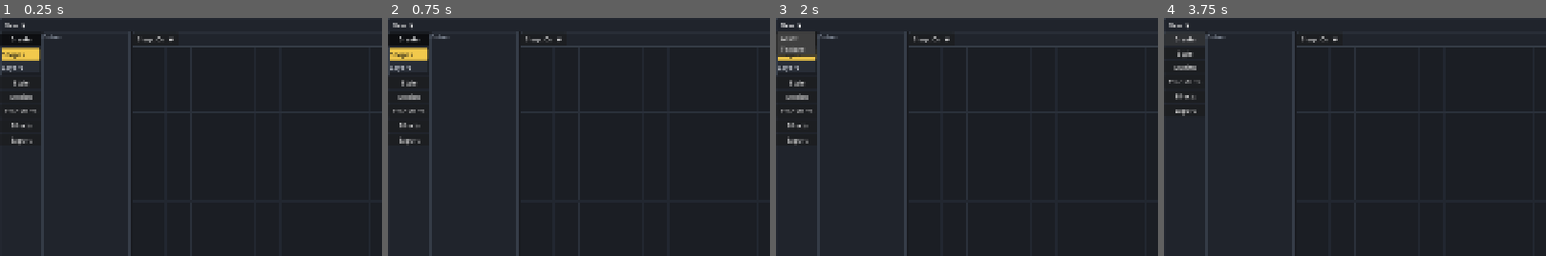
Above: before the commit, frames 1-4 (left to right).
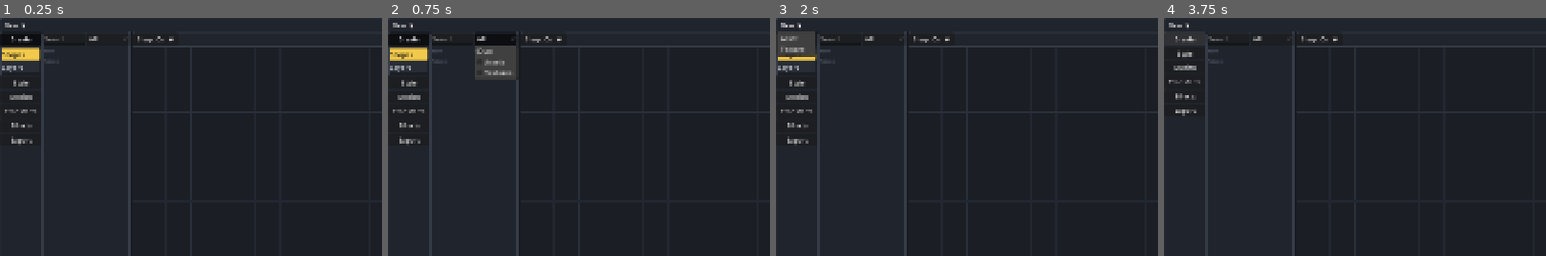
Above: after the commit, the same moments.

Repository: umut144/PolyPixar
Game: Godot game, scene res://scenes/main.tscn
Two runs of this game, one before a commit and one after it. Both use one fixed random seed, a clock stepped at 60 frames per second and the inputs below.
Inputs (mouse positions are % of the whole screen's width and height, from its top left):
- Up to frame 1 (0.25 s): no input
- Up to frame 2 (0.75 s): click (14, 4) at 0.5 s, where only the run after the commit has a clickable "All"
- Up to frame 3 (2 s): click "New ▼" at 1.25 s
- Up to frame 4 (3.75 s): click "New ▼" at 2 s; click "Workspace ▼" at 2.75 s; click "Create" at 3.5 s
The pictures show only the part of the screen within x 0-50%, y 0-50%; the shares and areas given below are measured in that part.

The runs differ from the first frame. In frame 1, 0.2% of the frame differs, in the area x 11-26%, y 6-20%; in frame 2, 2.2%, in the area x 11-35%, y 6-26%; in frame 3, 0.2%; in frame 4, 0.2%.

Commit message:
feat: add texture outliner groups and filters

Diff:
--- a/scripts/main.gd
+++ b/scripts/main.gd
@@ -9,6 +9,9 @@
 
 var active_create_submodule := "Shapes"
 var outliner_list: VBoxContainer
+var outliner_search_input: LineEdit
+var outliner_filter_option: OptionButton
+var outliner_filter := "all"
 var inspector_content: VBoxContainer
 var module_sections: Array[ModuleSection] = []
 var assets: Array[Dictionary] = []
@@ -202,7 +205,22 @@
 	var outliner_content := VBoxContainer.new()
 	outliner_content.add_theme_constant_override("separation", 4)
 	outliner_panel.add_child(outliner_content)
-	outliner_content.add_child(_create_panel_label("Outliner"))
+	var outliner_tools := HBoxContainer.new()
+	outliner_tools.add_theme_constant_override("separation", 2)
+	outliner_content.add_child(outliner_tools)
+	outliner_search_input = LineEdit.new()
+	outliner_search_input.placeholder_text = "Search"
+	outliner_search_input.custom_minimum_size = Vector2(0, 26)
+	outliner_search_input.size_flags_horizontal = Control.SIZE_EXPAND_FILL
+	outliner_search_input.text_changed.connect(func(_text: String) -> void: _render_outliner())
+	outliner_tools.add_child(outliner_search_input)
+	outliner_filter_option = OptionButton.new()
+	outliner_filter_option.custom_minimum_size = Vector2(72, 26)
+	outliner_filter_option.add_item("All", 0)
+	outliner_filter_option.add_item("Assets", 1)
+	outliner_filter_option.add_item("Textures", 2)
+	outliner_filter_option.item_selected.connect(_on_outliner_filter_selected)
+	outliner_tools.add_child(outliner_filter_option)
 	var outliner_scroll := ScrollContainer.new()
 	outliner_scroll.size_flags_vertical = Control.SIZE_EXPAND_FILL
 	outliner_scroll.horizontal_scroll_mode = ScrollContainer.SCROLL_MODE_DISABLED
@@ -1142,7 +1160,41 @@
 
 func _render_outliner() -> void:
 	_clear(outliner_list)
-	for asset in assets:
+	var search_text := outliner_search_input.text.strip_edges().to_lower() if is_instance_valid(outliner_search_input) else ""
+	var show_assets := outliner_filter == "all" or outliner_filter == "assets"
+	var show_textures := outliner_filter == "all" or outliner_filter == "textures"
+	if show_assets:
+		var visible_assets: Array = []
+		for asset in assets:
+			if search_text.is_empty() or str(asset["name"]).to_lower().contains(search_text):
+				visible_assets.append(asset)
+		visible_assets.sort_custom(_sort_named_documents)
+		outliner_list.add_child(_create_outliner_group_label("Assets"))
+		for asset in visible_assets:
+			_render_asset_outliner_entry(asset)
+	if show_textures:
+		var visible_textures: Array = []
+		for texture in textures:
+			if search_text.is_empty() or str(texture["name"]).to_lower().contains(search_text):
+				visible_textures.append(texture)
+		visible_textures.sort_custom(_sort_named_documents)
+		outliner_list.add_child(_create_outliner_group_label("Textures"))
+		for texture in visible_textures:
+			_render_texture_outliner_entry(texture)
+
+
+func _sort_named_documents(a: Dictionary, b: Dictionary) -> bool:
+	return str(a.get("name", "")).to_lower() < str(b.get("name", "")).to_lower()
+
+
+func _create_outliner_group_label(text: String) -> Label:
+	var label := _create_panel_label(text)
+	label.add_theme_color_override("font_color", Color("#737f91"))
+	label.add_theme_font_size_override("font_size", 10)
+	return label
+
+
+func _render_asset_outliner_entry(asset: Dictionary) -> void:
 		var asset_id := str(asset["id"])
 		var asset_container := VBoxContainer.new()
 		asset_container.add_theme_constant_override("separation", 0)
@@ -1166,7 +1218,7 @@
 		add_button.pressed.connect(_open_component_dialog.bind(asset_id))
 		asset_header.add_child(add_button)
 		if not bool(expanded_assets.get(asset_id, false)):
-			continue
+			return
 		for component in asset["components"]:
 			var component_id := str(component["id"])
 			var component_row := HBoxContainer.new()
@@ -1185,6 +1237,22 @@
 			_style_outliner_button(component_button, component_id == selected_component_id)
 			component_button.pressed.connect(_select_component.bind(asset_id, component_id))
 			component_row.add_child(component_button)
+
+
+func _render_texture_outliner_entry(texture: Dictionary) -> void:
+	var texture_button := Button.new()
+	texture_button.text = str(texture["name"])
+	texture_button.custom_minimum_size = Vector2(0, 30)
+	texture_button.size_flags_horizontal = Control.SIZE_EXPAND_FILL
+	texture_button.alignment = HORIZONTAL_ALIGNMENT_LEFT
+	texture_button.focus_mode = Control.FOCUS_NONE
+	_style_outliner_button(texture_button, false)
+	outliner_list.add_child(texture_button)
+
+
+func _on_outliner_filter_selected(index: int) -> void:
+	outliner_filter = ["all", "assets", "textures"][index]
+	_render_outliner()
 
 
 func _strikethrough_text(text: String) -> String:
